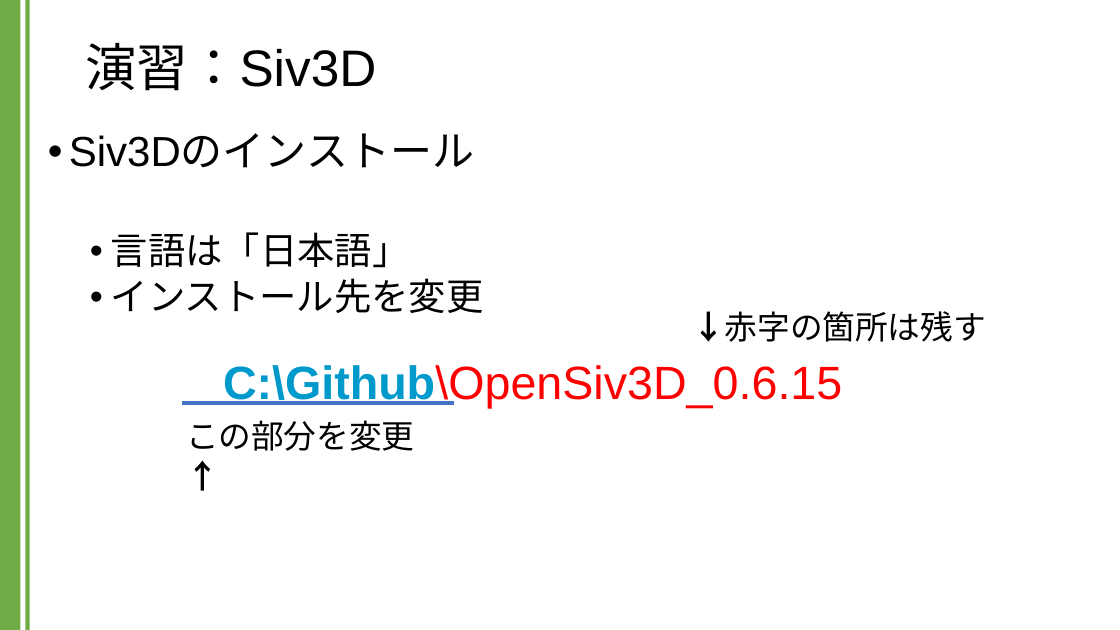
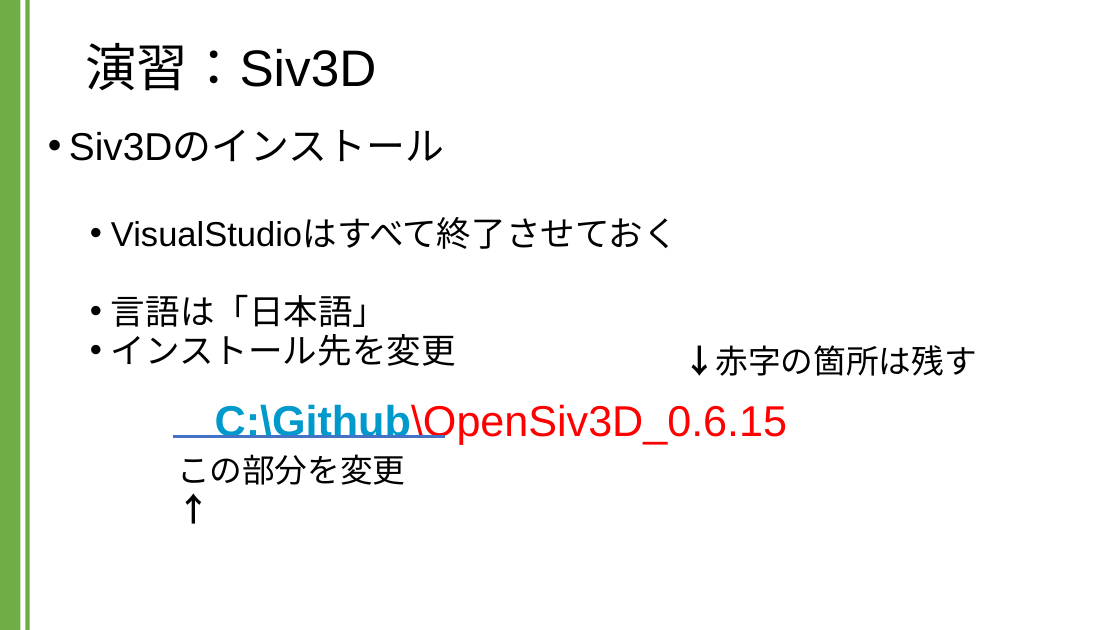
Before and after one commit to kic-murata/cpp2024, a slide deck: slide 5 of 授業資料/演習課題：Siv3D.pptx. Drawn at 1120x630 pixels with LibreOffice and Linux fonts; fonts in the diff are those of the drawing; background and template pictures are left out. Boxes give left, top, right and bottom in pixels: in the first picture for what was removed or moved away, otherwise in the second. Text is boxed around its words. In the diff, an @@ line names an element or a change of style, - is before the commit and + after.

Commit message:
講義資料

```diff
--- a/授業資料/演習課題：Siv3D.pptx
+++ b/授業資料/演習課題：Siv3D.pptx
@@ text at box(69, 130, 826, 524): size 36 to 33.3 pt in "Siv3Dのインストール"; size 32 to 29.6 pt in "言語は「日本語」", "インストール先を変更"; size 40 to 37 pt in "C:\Github\OpenSiv3D_0.6.15"; size 28 to 25.9 pt in "※デフォルトではDocumentsフォルダが指定されるが OneDriveを有効にしているとOneDrive側の Doc ..."; line spacing 0.9 to 0.8 @@
@@ text at box(111, 219, 678, 249): paragraph added @@
+  • VisualStudioはすべて終了させておく
@@ 2 texts, 1 line: place and size @@
-2 texts, 1 line at box(181, 311, 986, 451)
+2 texts, 1 line at box(173, 345, 977, 485)
```
